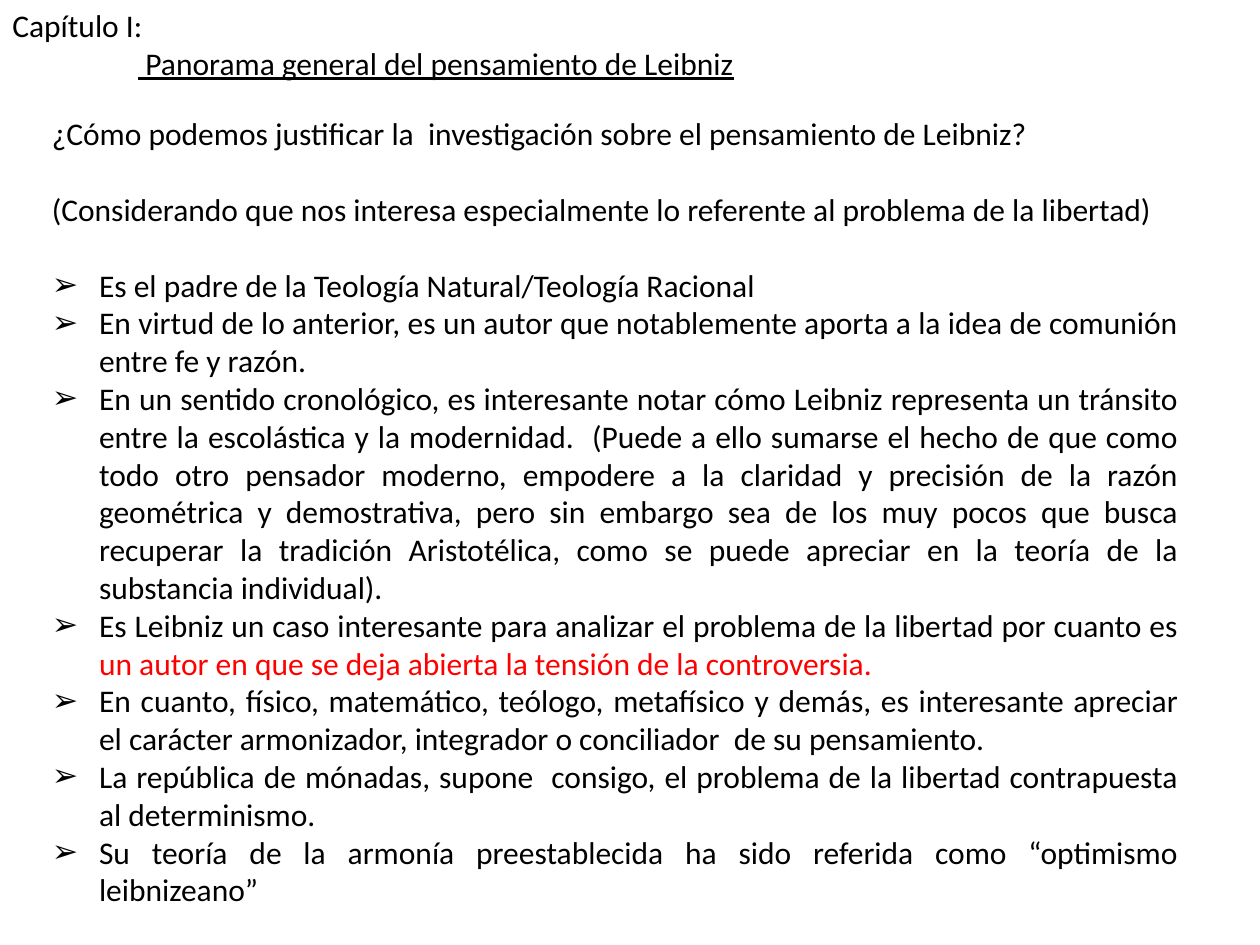
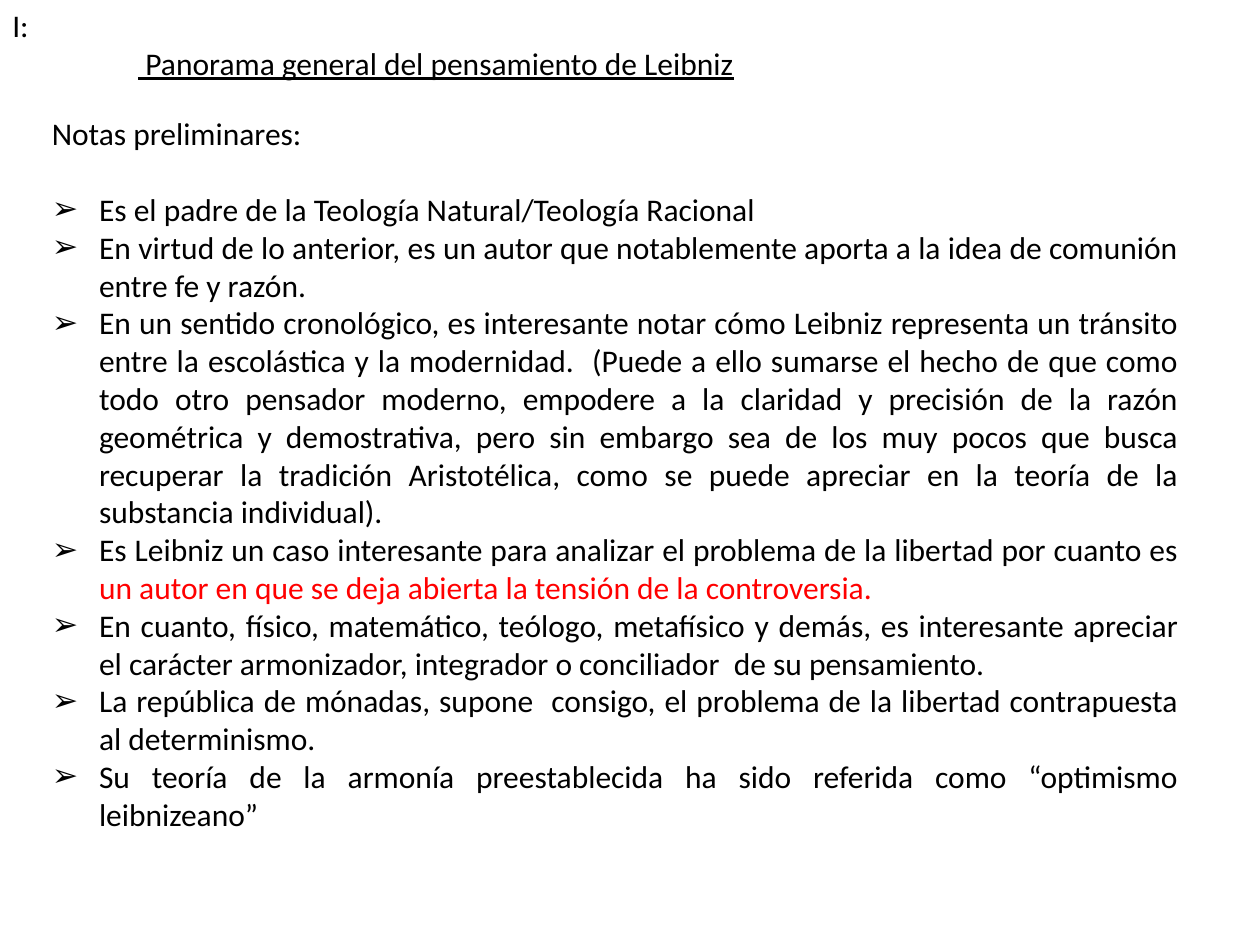
Before and after one commit to zaboltar/Area51_Clases, a slide deck: slide 2 of leibniz/exposición leibniz et libero arbitro.pptx. Drawn at 1260x945 pixels with LibreOffice and Linux fonts; fonts in the diff are those of the drawing. Boxes give left, top, right and bottom in pixels: in the first picture for what was removed or moved away, otherwise in the second. Text is boxed around its words. In the diff, an @@ line names an element or a change of style, - is before the commit and + after.

Commit message:
LeibnizForClass

```diff
--- a/leibniz/exposición leibniz et libero arbitro.pptx
+++ b/leibniz/exposición leibniz et libero arbitro.pptx
@@ text at bbox=[12, 16, 28, 38]: text changed @@
-Capítulo I:
+I:
@@ text at bbox=[52, 123, 301, 150]: text changed @@
-¿Cómo podemos justificar la investigación sobre el pensamiento de Leibniz?
-(Considerando que nos interesa especialmente lo referente al problema de la libertad)
+Notas preliminares:
```
Also in this commit, not shown: 4 other slides changed, 1 slide removed, 1 other file.
